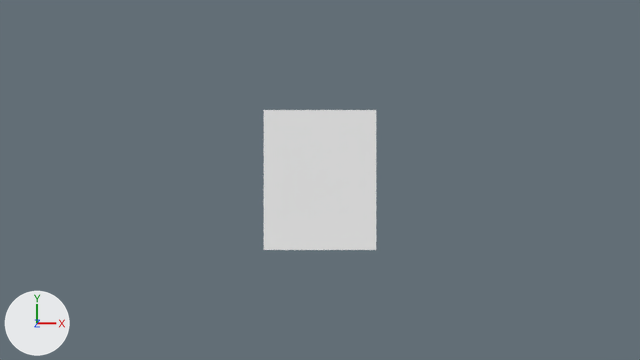
Before and after pictures for a commit that changed the Blender file demo/paper_furl.blend.
The view is the same before and after, from the file's camera 'Camera'. Every picture has the same lights, and +X, +Y and +Z are marked at lower left.

Objects in the first picture: 'txt-dictionary-l'.
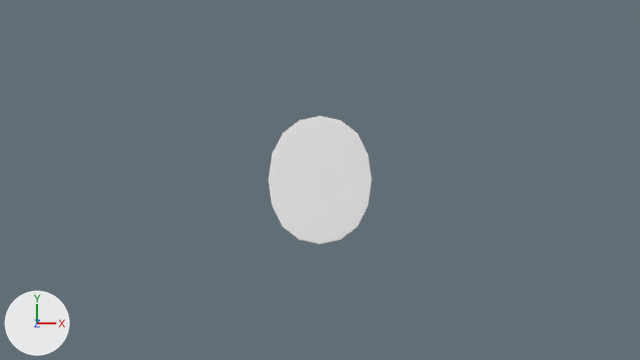
Changed parts and their boxes (x1, y1, x2, y2) in the pictures (640 x 360 px):
'txt-dictionary-l', modifiers changed (7% narrower, 9% shorter): before (264, 110, 376, 250); after (268, 116, 372, 244)

Edits to the bpy script that builds the scene:
```text
Change ob_txt_dictionary_l:
    add _m = ob_txt_dictionary_l.modifiers.new('subsurf', 'SUBSURF')
    add _m.levels = 4
    add _m.render_levels = 4
    add _m = ob_txt_dictionary_l.modifiers.new('curve', 'CURVE')
```
